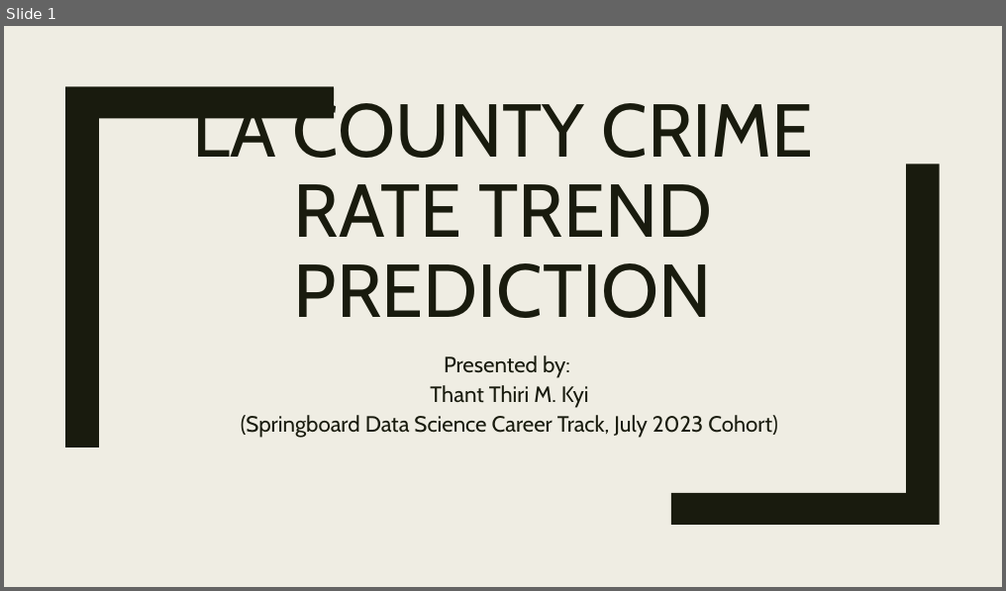
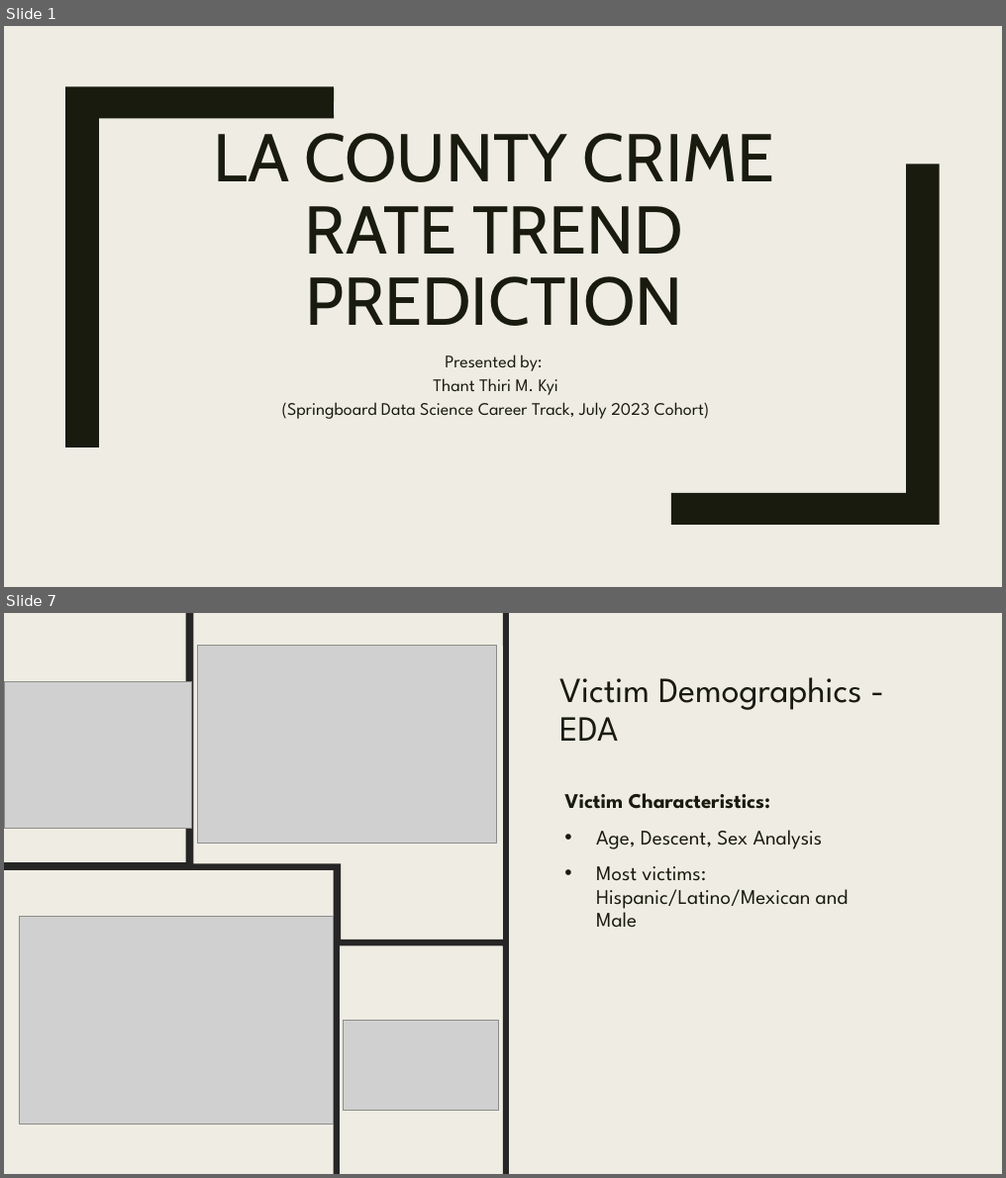
Before and after one commit to thikyi/DataScienceCapstoneTwo, a slide deck: reports/ProjectPresentation_v1.0.pptx. Shown one above the other, each under a label of ours: slide 1 before the commit, slides 1 and 7 after it; the slides between them are not shown. The pictures are 1006x591 and 1006x1178 pixels, drawn with LibreOffice and Linux fonts; fonts in the diff are those of the drawing; grey boxes stand for pictures. Boxes give left, top, right and bottom in pixels: in the first picture for what was removed or moved away, otherwise in the second. Text is boxed around its words. In the diff, an @@ line names an element or a change of style, - is before the commit and + after.

```diff
--- a/reports/ProjectPresentation_v1.0.pptx
+++ b/reports/ProjectPresentation_v1.0.pptx
@@ slide 7 added at <box>4,613,1002,1174</box>, background #EFEDE3 @@
@@ rectangle added at <box>4,613,1002,1174</box>, fill #EFEDE3 @@
@@ freeform shape added at <box>4,613,509,1174</box>, fill #262626 @@
@@ rectangle added at <box>43,613,61,1174</box>, fill #191B0E @@
@@ picture added at <box>198,646,497,843</box> @@
@@ picture added at <box>4,681,192,828</box> @@
@@ title added at <box>559,677,862,741</box>, 34 pt, text #191B0E @@
+Victim Demographics - EDA
@@ text added at <box>564,793,848,928</box>, 20 pt, text #191B0E @@
+Victim Characteristics:
+• Age, Descent, Sex Analysis
+• Most victims: Hispanic/Latino/Mexican and Male
@@ picture added at <box>19,916,334,1124</box> @@
@@ picture added at <box>344,1020,500,1111</box> @@
@@ slide 1 changed as well @@
@@ title "LA COUNTY CRIME RATE TREND ...": place and size @@
-title "LA COUNTY CRIME RATE TREND ..." at <box>192,94,814,318</box>
+title "LA COUNTY CRIME RATE TREND ..." at <box>214,133,774,326</box>
@@ title "LA COUNTY CRIME RATE TREND ..." at <box>214,133,774,326</box>: size 72 to 65 pt @@
@@ subtitle "Presented by:": place and size @@
-subtitle "Presented by:" at <box>241,356,778,438</box>
+subtitle "Presented by:" at <box>282,355,710,419</box>
@@ subtitle "Presented by:" at <box>282,355,710,419</box>: size 21.3 to 17 pt, font Cabin to League Spartan @@
```
Also in this commit, not shown: 14 other slides added, 11 slides removed, 2 other files.
